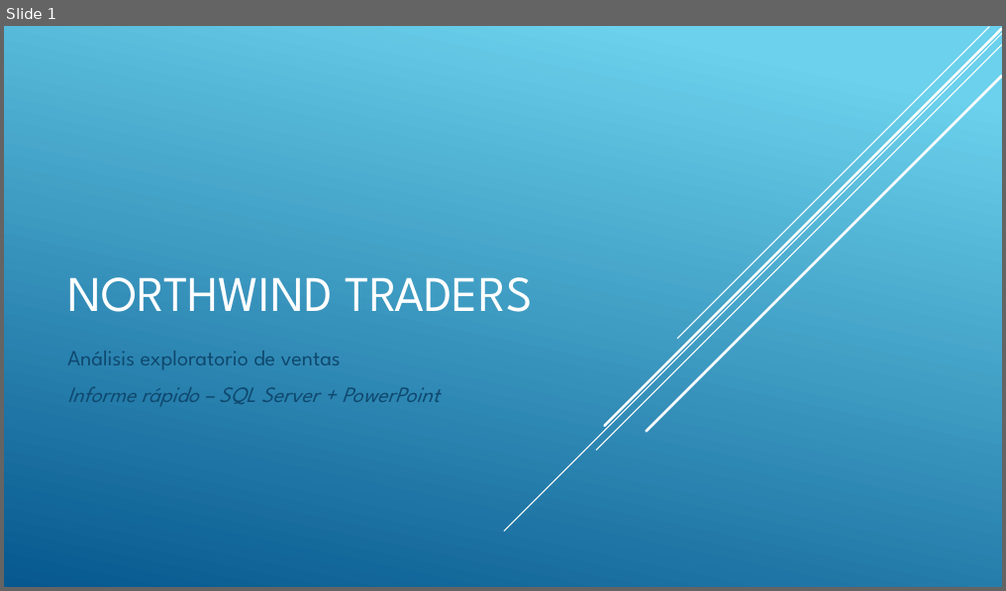
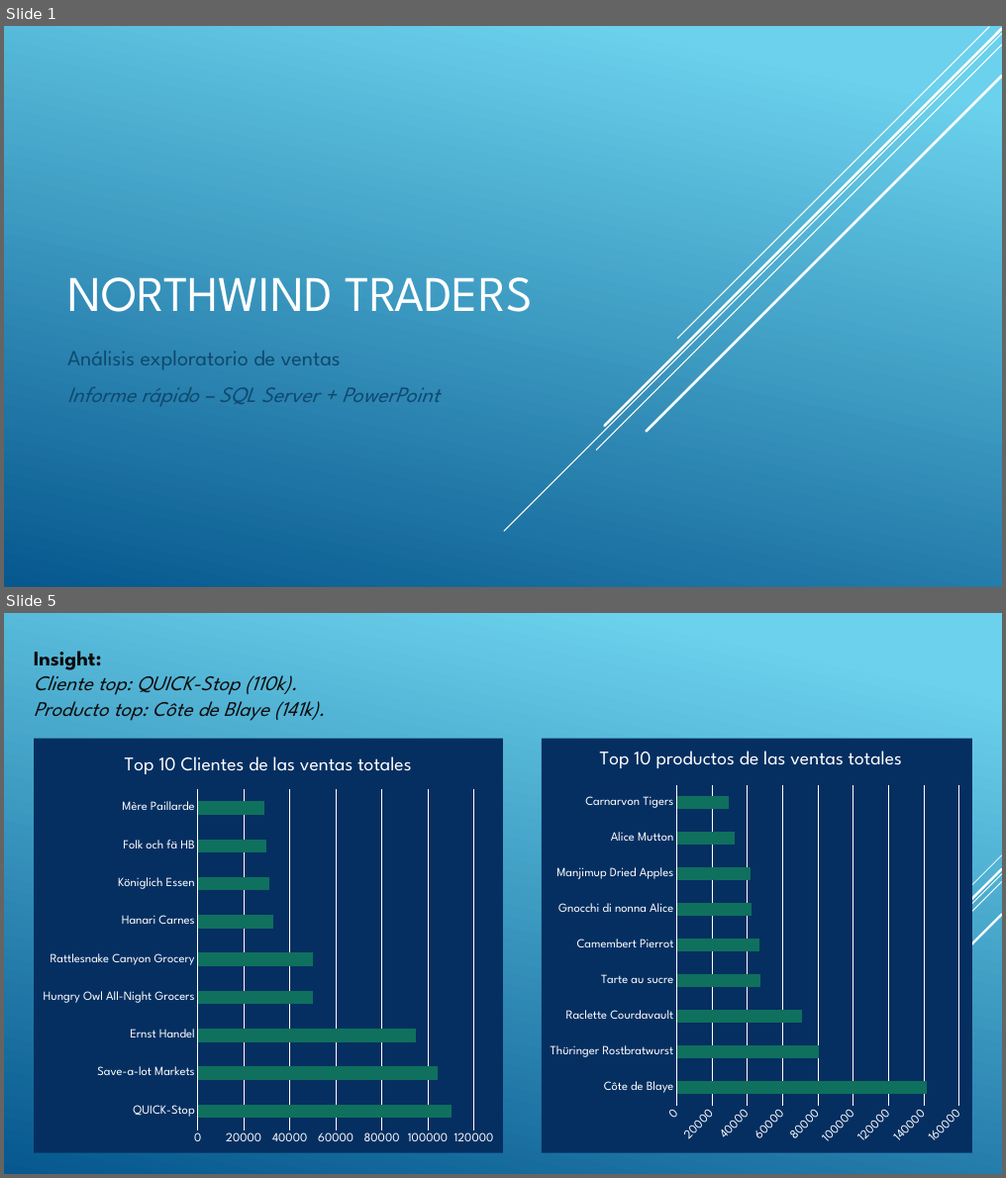
Before and after one commit to FedericoLami/NorthWind, a slide deck: Northwind traders.pptx. Shown one above the other, each under a label of ours: slide 1 before the commit, slides 1 and 5 after it; the slides between them are not shown. The pictures are 1006x591 and 1006x1178 pixels, drawn with LibreOffice and Linux fonts; fonts in the diff are those of the drawing. Boxes give left, top, right and bottom in pixels: in the first picture for what was removed or moved away, otherwise in the second. Text is boxed around its words. In the diff, an @@ line names an element or a change of style, - is before the commit and + after.

```diff
--- a/Northwind traders.pptx
+++ b/Northwind traders.pptx
@@ slide 5 added at [4, 613, 1002, 1174], background gradient #6ED2EB to #06588E @@
@@ text added at [34, 651, 325, 721], 20 pt, text #0D0D0D, italic @@
+Insight:
+Cliente top: QUICK-Stop (110k).
+Producto top: Côte de Blaye (141k).
@@ bar chart added at [34, 739, 503, 1154] @@
+title "Top 10 Clientes de las ventas totales"
+categories: QUICK-Stop, Save-a-lot Markets, Ernst Handel, Hungry Owl All-Night Grocers, Rattlesnake Canyon Grocery, Hanari Carnes, Königlich Essen, Folk och fä HB, Mère Paillarde
+Top 10 Clientes de las ventas totales: 110000, 104000, 95000, 50000, 50000, 33000, 31000, 30000, 29000
@@ bar chart added at [542, 739, 972, 1154] @@
+title "Top 10 productos de las ventas totales "
+categories: Côte de Blaye, Thüringer Rostbratwurst, Raclette Courdavault, Tarte au sucre, Camembert Pierrot, Gnocchi di nonna Alice, Manjimup Dried Apples, Alice Mutton, Carnarvon Tigers
+Series 1: 141000, 80000, 71000, 47000, 47000, 43000, 42000, 33000, 29000
@@ group added at [757, 856, 1002, 1118]: 5 lines @@
```
Also in this commit, not shown: 3 slides changed, 1 other slide added.
